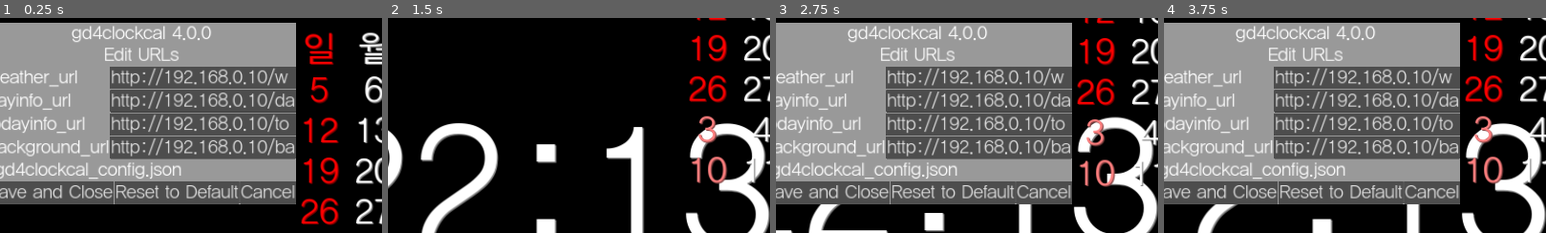
Above: before the commit, frames 1-4 (left to right).
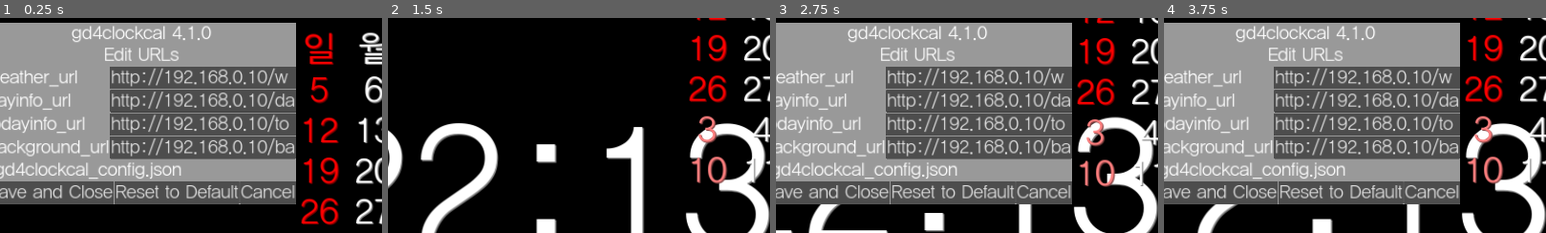
Above: after the commit, the same moments.

Repository: kasworld/gd4clockcal
Game: Godot game, scene res://main.tscn
Two runs of this game, one before a commit and one after it. Both use one fixed random seed, a clock stepped at 60 frames per second and the inputs below.
Inputs (mouse positions are % of the whole screen's width and height, from its top left):
- Up to frame 1 (0.25 s): no input
- Up to frame 2 (1.5 s): tap Enter at 0.5, 0.6, 1.35 s; move the mouse to (72, 45) at 0.52 s; hold Up 0.53-1.28 s; click (72, 45) at 0.67 s; tap Space at 0.77 s; move the mouse to (30, 55) at 1.27 s
- Up to frame 3 (2.75 s): tap Space at 1.52 s; move the mouse to (60, 28) at 2.02 s; hold Up from 2.03 s (still down); tap Enter at 2.1 s
- Up to frame 4 (3.75 s): move the mouse to (45, 70) at 2.77 s; tap Enter at 2.85, 3.6 s; click (45, 70) at 2.92 s; tap Space at 3.02 s; move the mouse to (80, 65) at 3.52 s; release Up at 3.53 s
The pictures show only the part of the screen within x 12-62%, y 32-82%; the shares and areas given below are measured in that part.

The runs differ from the first frame. In frame 1, 0.1% of the frame differs, in the area x 48-52%, y 3-10%; in frame 2, nothing differs; in frame 3, 0.1%; in frame 4, 0.1%.
Error in both runs: Attempt to call function 'store_line' in base 'null instance' on a null instance. (res://config.gd:29)

Commit message:
set color mode on resume

Diff:
--- a/config.gd
+++ b/config.gd
@@ -10,7 +10,7 @@
 	]
 
 var config = {
-	version_key : "gd4clockcal 4.0.0",
+	version_key : "gd4clockcal 4.1.0",
 	"weather_url" : "http://192.168.0.10/weather.txt",
 	"dayinfo_url" : "http://192.168.0.10/dayinfo.txt",
 	"todayinfo_url" : "http://192.168.0.10/todayinfo.txt",
--- a/main.gd
+++ b/main.gd
@@ -8,11 +8,7 @@
 
 # Called when the node enters the scene tree for the first time.
 func _ready():
-	if old_time_dict["hour"] < 6 or old_time_dict["hour"] >= 18 :
-		Global.set_dark_mode(true)
-	else :
-		Global.set_dark_mode(false)
-
+	set_color_mode_by_time()
 	vp_size = get_viewport_rect().size
 	timepos = [Vector2(0, -vp_size.y*0.04 ), Vector2(0, vp_size.y -vp_size.y*0.35)]
 	calpos = [Vector2(vp_size.x/2, vp_size.y*0.35 ), Vector2(0, 0)]
@@ -31,6 +27,12 @@
 	co = Global.colors.infolabel
 	$InfoLabel.init(0, 0, vp_size.x/2, vp_size.y*0.65, co, Global.make_shadow_color(co) )
 	reset_pos()
+
+func set_color_mode_by_time():
+	if old_time_dict["hour"] < 6 or old_time_dict["hour"] >= 18 :
+		Global.set_dark_mode(true)
+	else :
+		Global.set_dark_mode(false)
 
 func update_color(darkmode :bool):
 	Global.set_dark_mode(darkmode)
@@ -92,6 +94,7 @@
 
 func _notification(what: int) -> void:
 	if what == NOTIFICATION_APPLICATION_RESUMED:
+		set_color_mode_by_time()
 		for k in request_dict:
 			request_dict[k].update()
 
